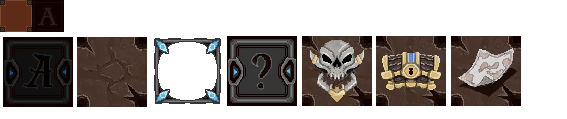
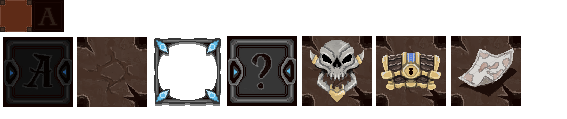
The second w=567, h=119 image is a revision of the first. Changes to its layers:
painted on "Calque 25" over [154, 42, 221, 104]
removed layer "Calque 24" over [154, 42, 221, 104]
